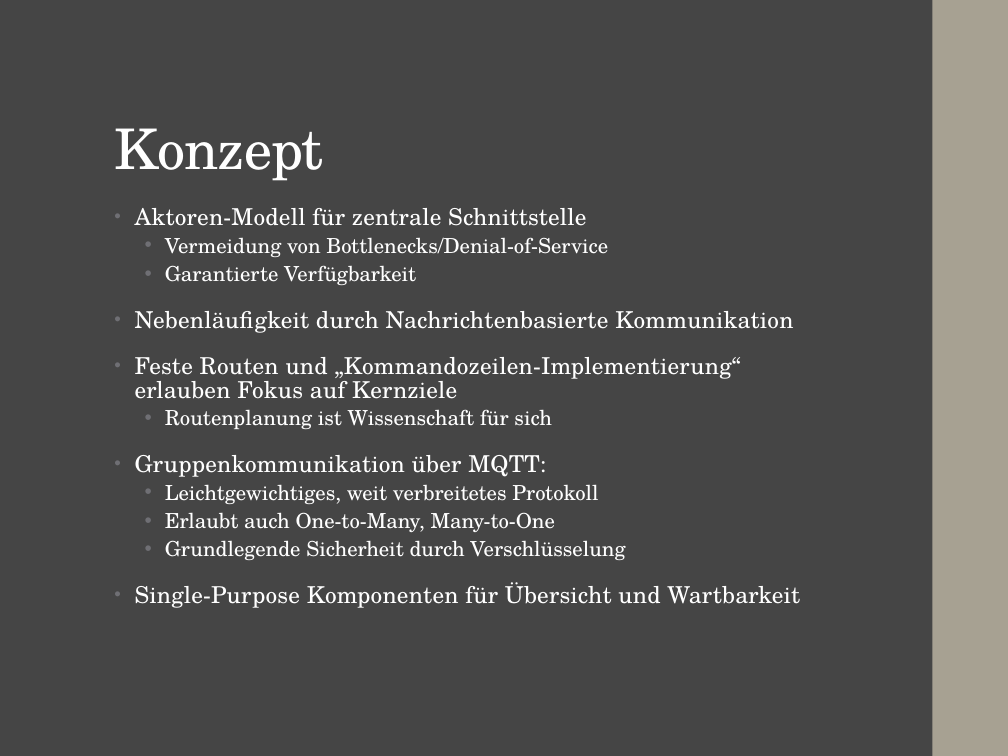
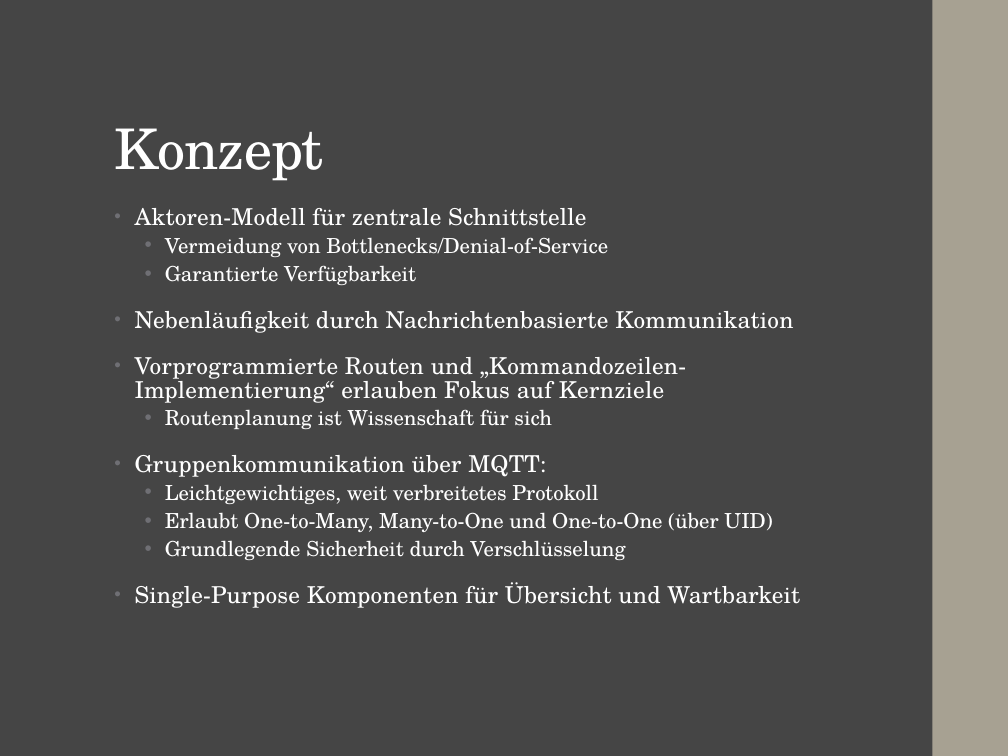
Before and after one commit to Finnfj/BTI-CPS, a slide deck: slide 8 of doc/Präsentation.pptx. Drawn at 1008x756 pixels with LibreOffice and Linux fonts; fonts in the diff are those of the drawing. Boxes give left, top, right and bottom in pixels: in the first picture for what was removed or moved away, otherwise in the second. Text is boxed around its words. In the diff, an @@ line names an element or a change of style, - is before the commit and + after.

```diff
--- a/doc/Präsentation.pptx
+++ b/doc/Präsentation.pptx
@@ text at (135, 357, 686, 403): text changed @@
-• Feste Routen und „Kommandozeilen-Implementierung“ erlauben Fokus auf Kernziele
+• Vorprogrammierte Routen und „Kommandozeilen-Implementierung“ erlauben Fokus auf Kernziele
@@ text at (165, 512, 772, 532): text changed @@
-  • Erlaubt auch One-to-Many, Many-to-One
+  • Erlaubt One-to-Many, Many-to-One und One-to-One (über UID)
```
Also in this commit, not shown: 8 other slides changed, 59 other files.
